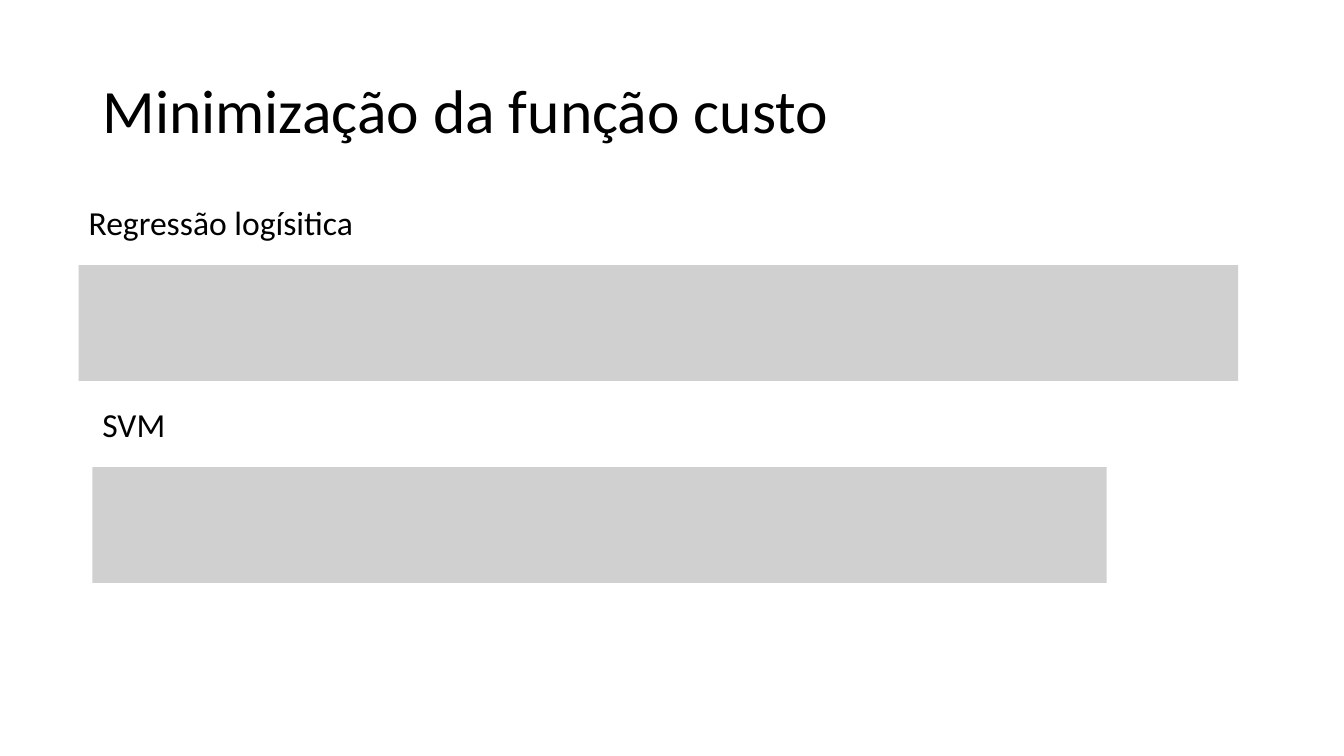
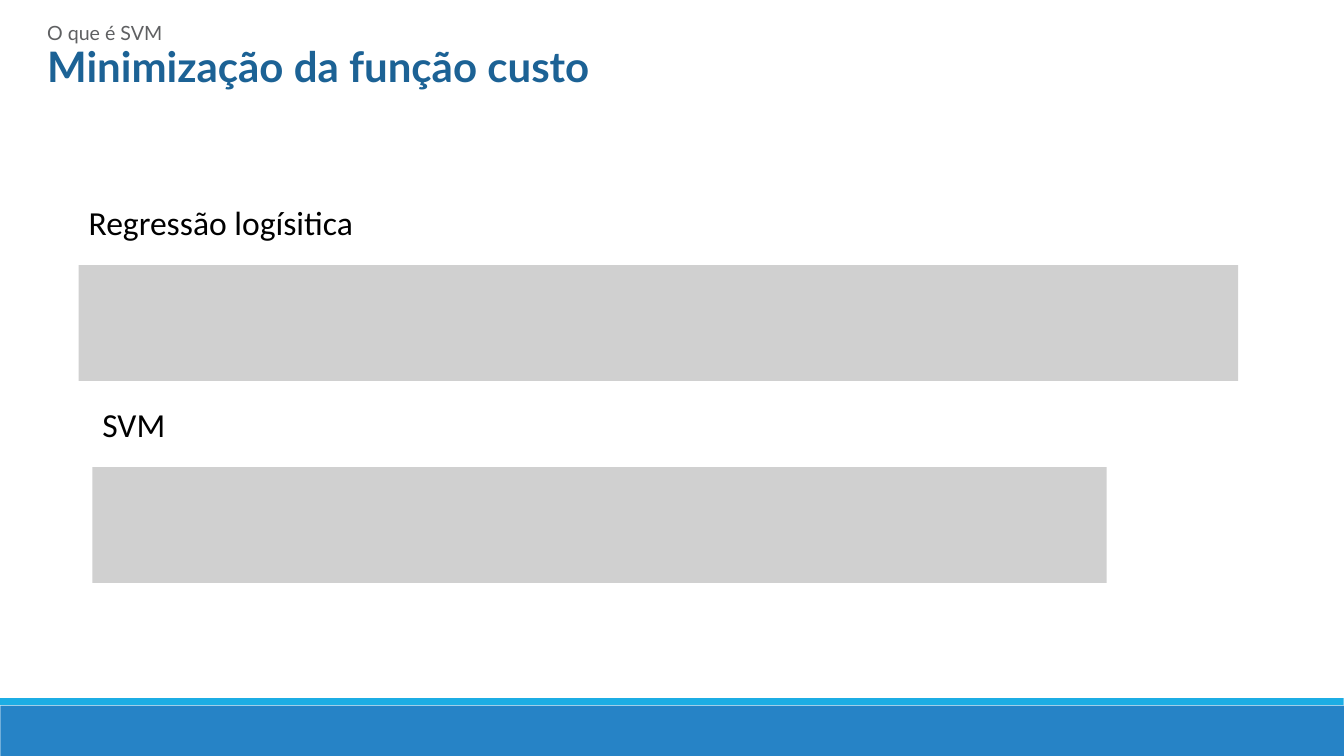
Before and after one commit to mrezende/ml-discipline, a slide deck: slide 10 of presentation/PresentationSVM.pptx (slide 4 before the commit). Drawn at 1344x756 pixels with LibreOffice and Linux fonts; fonts in the diff are those of the drawing; grey boxes stand for pictures. Boxes give left, top, right and bottom in pixels: in the first picture for what was removed or moved away, otherwise in the second. Text is boxed around its words. In the diff, an @@ line names an element or a change of style, - is before the commit and + after.

```diff
--- a/presentation/PresentationSVM.pptx
+++ b/presentation/PresentationSVM.pptx
@@ text added at bbox=[47, 26, 162, 44], 14 pt, text #5F6062 @@
+O que é SVM
@@ text "Minimização da função custo": place and size @@
-text "Minimização da função custo" at bbox=[102, 90, 828, 144]
+text "Minimização da função custo" at bbox=[47, 50, 589, 90]
@@ text "Minimização da função custo" at bbox=[47, 50, 589, 90]: size 44 to 30 pt, font Calibri to Lato, text colour #000000 to #1D6294, bold on; line spacing 0.9 to 1; more space between paragraphs; vertical alignment middle to top @@
@@ rectangle added at bbox=[0, 706, 1344, 756], fill #2683C6 @@
@@ rectangle added at bbox=[0, 699, 1344, 706], fill #1CADE4 @@
```
Also in this commit, not shown: 6 other slides changed, 15 slides added, 9 slides removed.
